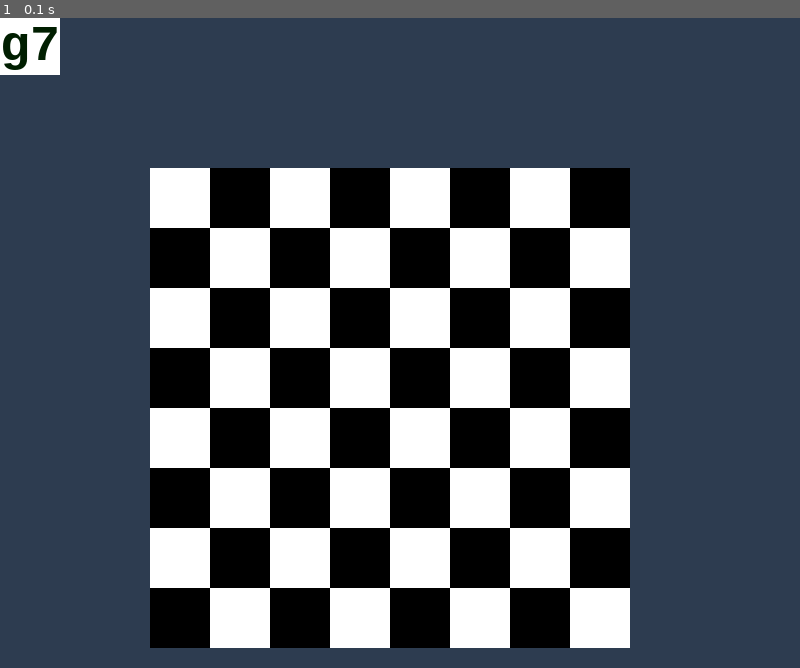
Above: before the commit, frame 1.
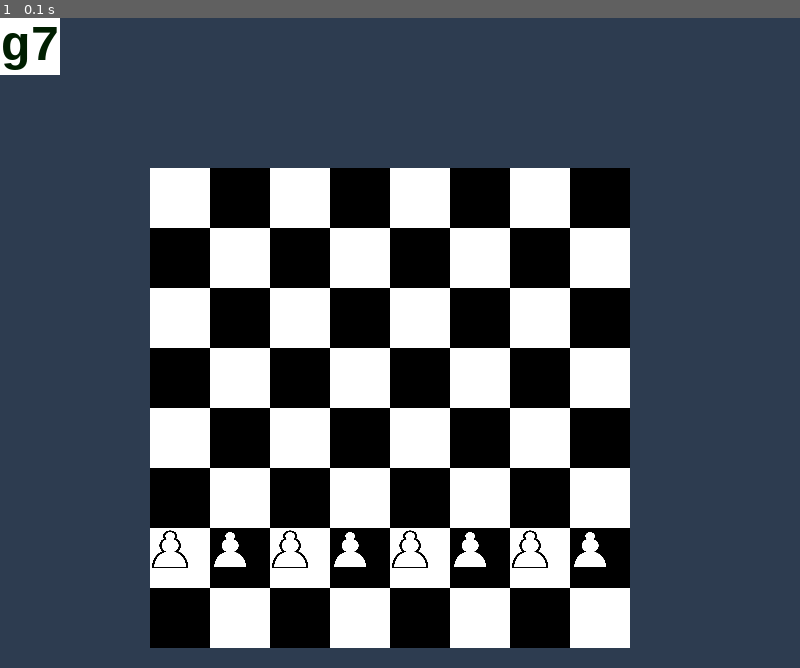
Above: after the commit, the same moment.

Repository: Paravati/LearningChessWithFun
Game: pygame game, started from chessBoardTest_15_09.py
Two runs of this game, one before a commit and one after it. Both use one fixed random seed, a clock stepped at 60 frames per second and the inputs below.
Inputs:
- Up to frame 1 (0.1 s): no input

The runs differ from the first frame. In frame 1, 0.7% of the frame differs, in the area x 19-76%, y 78-85%.

Commit message:
added white pawns to the gameboard

Diff:
--- a/chessBoardTest_15_09.py
+++ b/chessBoardTest_15_09.py
@@ -36,8 +36,9 @@
     surface.blit(the_text, textRect1)
     chessBoard = chessboardSquareNotation(n, sq_sz, x_offset_of_Board, y_offset_of_Board, generateFieldNames(n))
     print(chessBoard)
-    # insertFiguresIntoChessboard(whiteFigures, blackFigures, surface, n, sq_sz, x_offset_of_Board, y_offset_of_Board)
+    print(surface)
     while True:
+        # surface = insertFiguresIntoChessboard(whiteFigures, blackFigures, surface, chessBoard)
         # Look for an event from keyboard, mouse, etc.
         newText = myFont.render(generateText(fieldForUser), True, (0, 30, 0), (255, 255, 255))
         surface.blit(newText, textRect1)
@@ -52,6 +53,7 @@
             if field_name == fieldForUser:
                 the_text = myFont.render(generateText("You passed! " + field_name), True, (0, 30, 0), (255,255,255))
                 textRect = the_text.get_rect()
+                print(textRect)
                 textRect.center = (800 // 2,  100)
                 surface.blit(the_text, textRect)
                 fieldForUser = generateFieldForUser(board_field_names)
@@ -62,9 +64,17 @@
             for col in range(n):       # Run through cols drawing squares
                 the_square = (col*sq_sz+x_offset_of_Board, row*sq_sz+y_offset_of_Board, sq_sz, sq_sz)
                 surface.fill(colors[c_indx], the_square)
-                # surface.blit(ball, ((col * sq_sz + 150+ball_offset), row * sq_sz + 150+ ball_offset))
-                # now flip the color index for the next square
                 c_indx = (c_indx + 1) % 2
+
+        w_pawn, w_horse, w_bishop, w_rook, w_queen, w_king = whiteFigures
+        surface.blit(pygame.transform.scale(w_pawn, (40, 40)), (chessBoard['a2'][1], chessBoard['a2'][0]))
+        surface.blit(pygame.transform.scale(w_pawn, (40, 40)), (chessBoard['b2'][1], chessBoard['b2'][0]))
+        surface.blit(pygame.transform.scale(w_pawn, (40, 40)), (chessBoard['c2'][1], chessBoard['c2'][0]))
+        surface.blit(pygame.transform.scale(w_pawn, (40, 40)), (chessBoard['d2'][1], chessBoard['d2'][0]))
+        surface.blit(pygame.transform.scale(w_pawn, (40, 40)), (chessBoard['e2'][1], chessBoard['e2'][0]))
+        surface.blit(pygame.transform.scale(w_pawn, (40, 40)), (chessBoard['f2'][1], chessBoard['f2'][0]))
+        surface.blit(pygame.transform.scale(w_pawn, (40, 40)), (chessBoard['g2'][1], chessBoard['g2'][0]))
+        surface.blit(pygame.transform.scale(w_pawn, (40, 40)), (chessBoard['h2'][1], chessBoard['h2'][0]))
 
         pygame.display.flip()  # displaying pygame window
     pygame.quit()
@@ -86,10 +96,11 @@
     # ball = pygame.transform.scale(ball, (30, 30))
     # ball_offset = (sq_sz - ball.get_width()) // 2
 
-def insertFiguresIntoChessboard(white_figures, black_figures, surface, n, sq_sz, x_offset_of_Board, y_offset_of_Board):
+def insertFiguresIntoChessboard(white_figures, black_figures, surface, chessboard):
+    w_pawn, w_horse, w_bishop, w_rook, w_queen, w_king = white_figures
+    surface.blit(w_pawn, (chessboard['a8'][0], chessboard['a8'][1]))
+    return surface
 
-
-    pass
 
 def chessboardSquareNotation(n, sq_len, x_offset_of_Board, y_offset_of_Board, listWithFieldNames):
     chessBoard = {}
